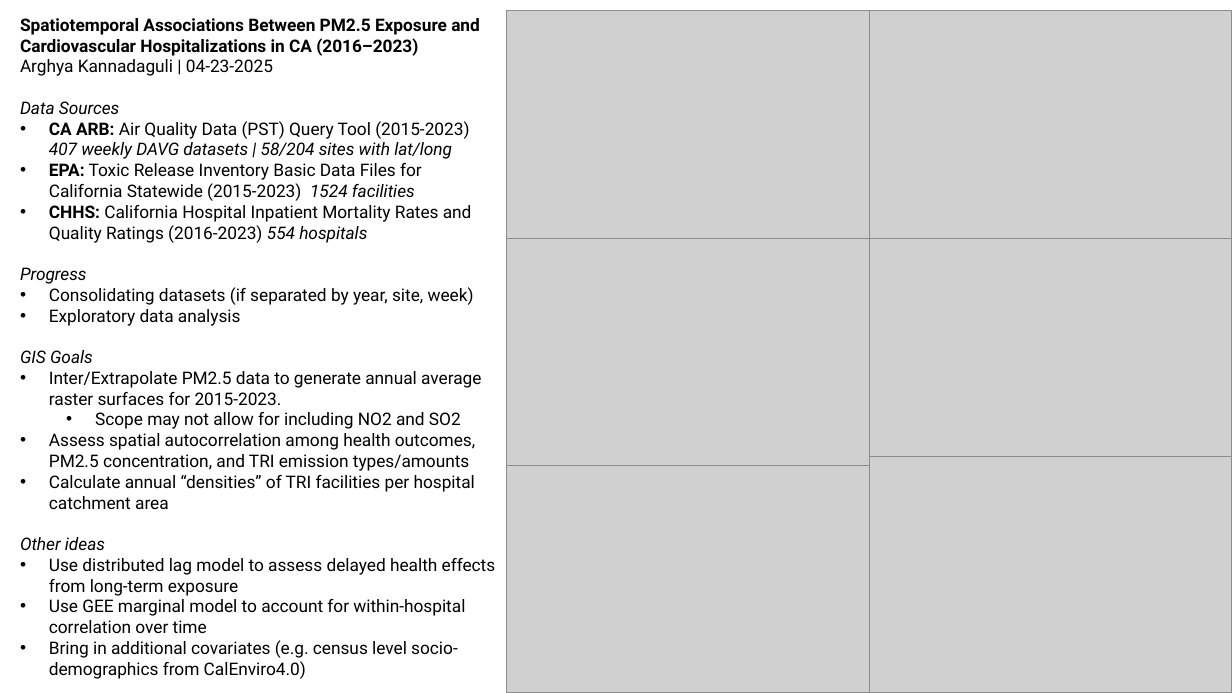
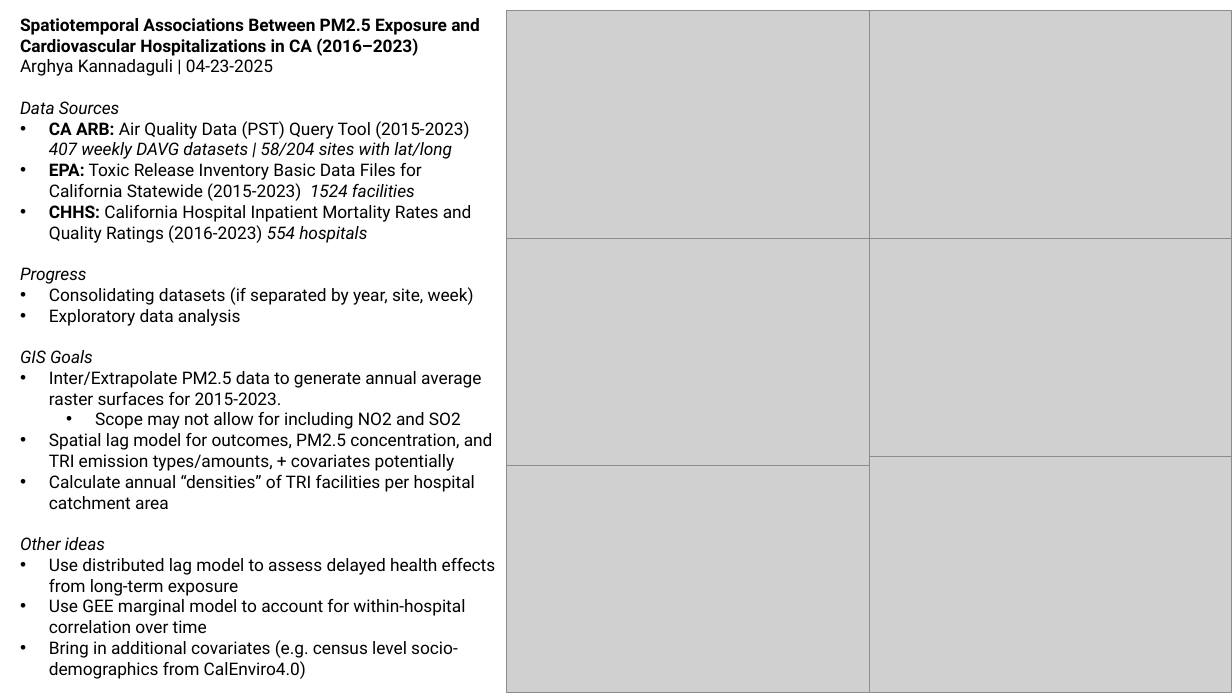
Before and after one commit to ak5357/agis_final_project, a slide deck: slide 1 of reports/preliminary_results.pptx. Drawn at 1232x693 pixels with LibreOffice and Linux fonts; fonts in the diff are those of the drawing; grey boxes stand for pictures. Boxes give left, top, right and bottom in pixels: in the first picture for what was removed or moved away, otherwise in the second. Text is boxed around its words. In the diff, an @@ line names an element or a change of style, - is before the commit and + after.

```diff
--- a/reports/preliminary_results.pptx
+++ b/reports/preliminary_results.pptx
@@ text at <box>49,433,493,471</box>: text changed @@
-• Assess spatial autocorrelation among health outcomes, PM2.5 concentration, and TRI emission types/amounts
+• Spatial lag model for outcomes, PM2.5 concentration, and TRI emission types/amounts, + covariates potentially
```
Also in this commit, not shown: 59 other files.
